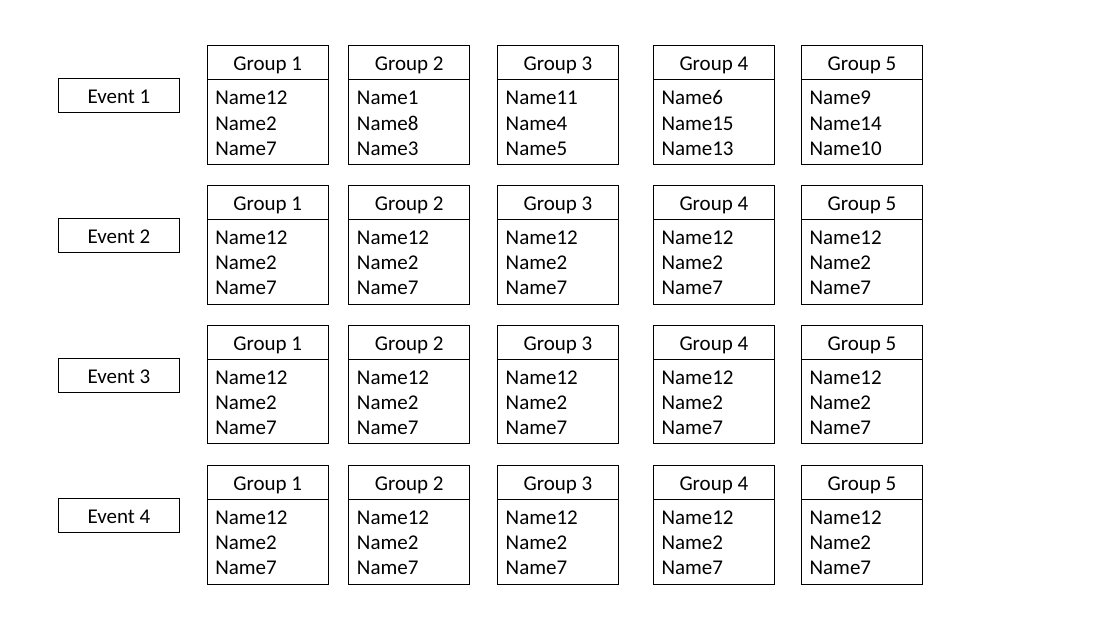
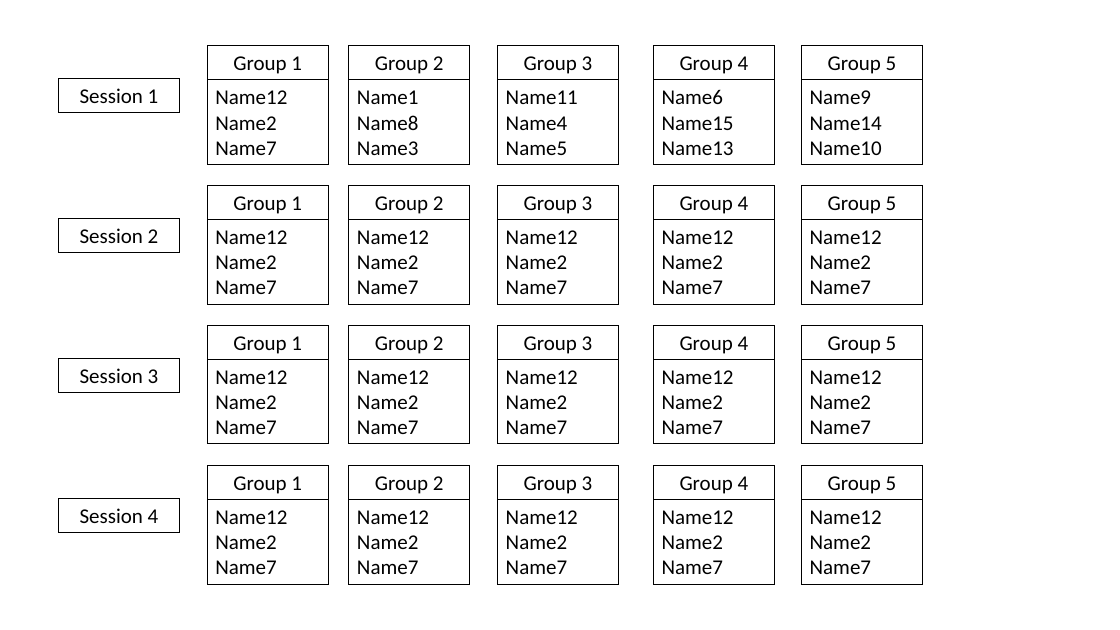
Before and after one commit to unkerpete/GAproj1, a slide deck: slide 3 of Project 1 sketch.pptx. Drawn at 1120x630 pixels with LibreOffice and Linux fonts; fonts in the diff are those of the drawing. Boxes give left, top, right and bottom in pixels: in the first picture for what was removed or moved away, otherwise in the second. Text is boxed around its words. In the diff, an @@ line names an element or a change of style, - is before the commit and + after.

```diff
--- a/Project 1 sketch.pptx
+++ b/Project 1 sketch.pptx
@@ text in rectangle at [80,88,159,103]: text changed @@
-Event 1
+Session 1
@@ text in rectangle at [80,228,159,243]: text changed @@
-Event 2
+Session 2
@@ text in rectangle at [80,368,159,383]: text changed @@
-Event 3
+Session 3
@@ text in rectangle at [80,508,159,523]: text changed @@
-Event 4
+Session 4
```
Also in this commit, not shown: 1 other slide changed, 3 other files.
